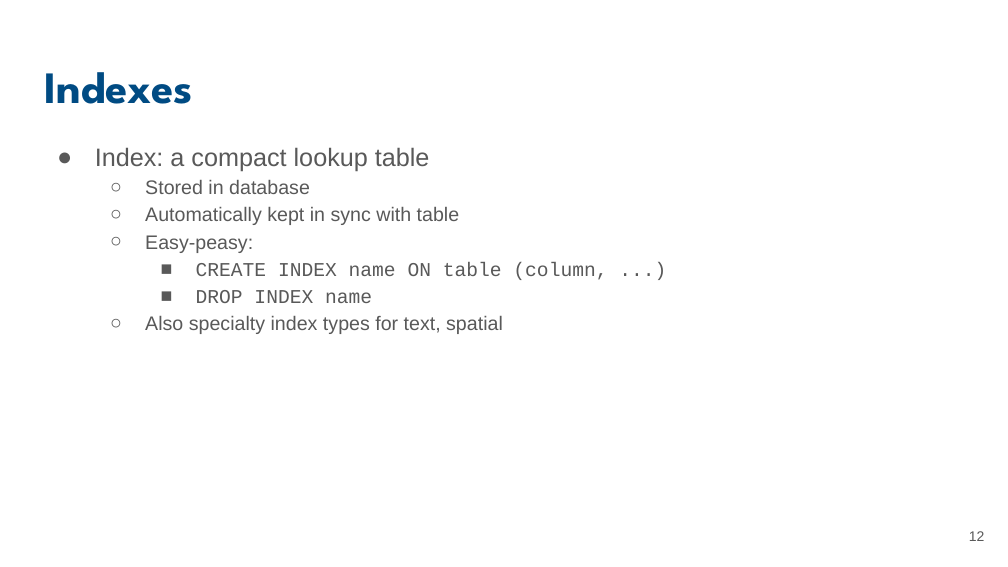
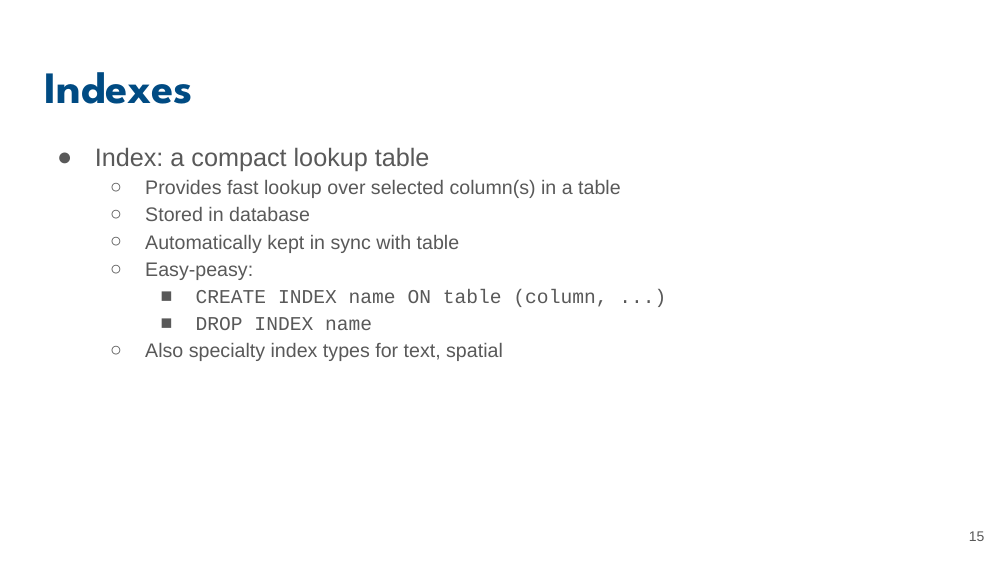
Before and after one commit to UCSB-Library-Research-Data-Services/bren-eds213, a slide deck: slide 15 of modules/week05/slides-05-advanced.pptx (slide 12 before the commit). Drawn at 1008x567 pixels with LibreOffice and Linux fonts; fonts in the diff are those of the drawing. Boxes give left, top, right and bottom in pixels: in the first picture for what was removed or moved away, otherwise in the second. Text is boxed around its words. In the diff, an @@ line names an element or a change of style, - is before the commit and + after.

```diff
--- a/modules/week05/slides-05-advanced.pptx
+++ b/modules/week05/slides-05-advanced.pptx
@@ text at (145,180,621,198): paragraph added @@
+  ○ Provides fast lookup over selected column(s) in a table
@@ page number at (969,531,985,541): text changed @@
-12
+15
```
Also in this commit, not shown: 6 other slides changed, 3 slides added.
